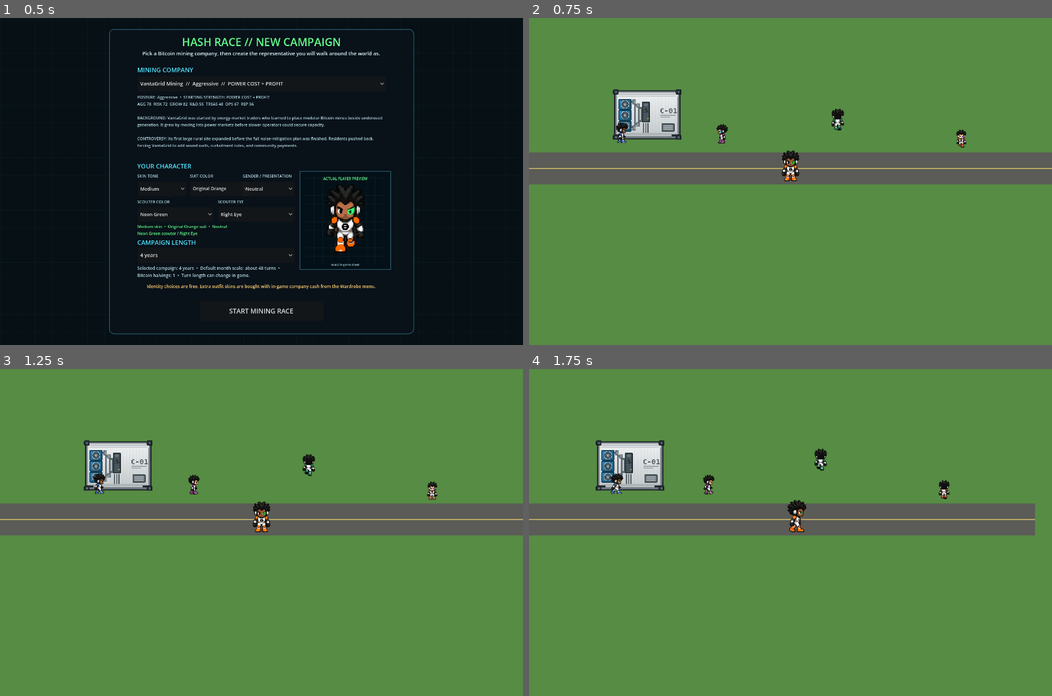
Above: before the commit, frames 1-4 (two rows, left to right).
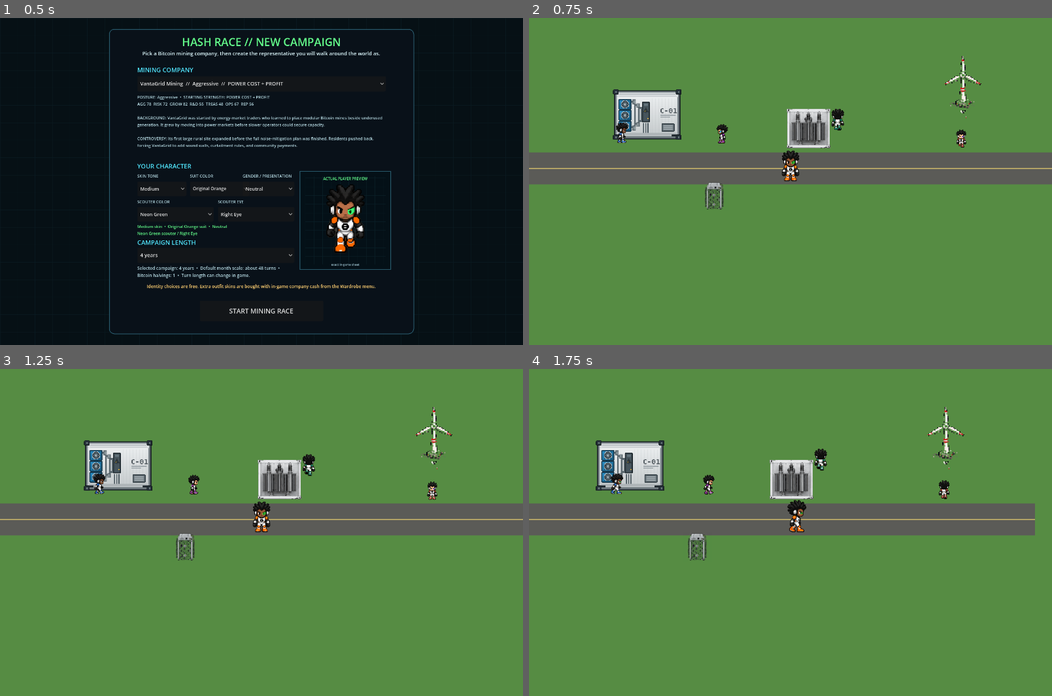
Above: after the commit, the same moments.

Repository: 1freetech/HashRace
Game: Godot game, scene res://scenes/campaign_setup.tscn
Same seed, same stepped clock (60 frames per second), same inputs: the game is played once before the commit and once after it.
Inputs (mouse positions are in pixels of both pictures, inside the frame that each line leads up to):
- Up to frame 1 (0.5 s): no input
- Up to frame 2 (0.75 s): click "START MINING RACE" at 0.5 s
- Up to frame 3 (1.25 s): no input
- Up to frame 4 (1.75 s): tap Enter (ui_accept) at 1.25, 1.52 s; move the mouse to (905, 516) at 1.27 s; hold D (move_right) from 1.28 s (still down); tap E at 1.35 s; click (905, 516) at 1.42 s

Frame 1 is identical in both runs. In frame 2, 1.4% of the frame differs, in the area x 33-87%, y 11-59%; in frame 3, 1.4%; in frame 4, 1.4%, in the area x 30-84%, y 11-59%.
Error before the commit: Invalid access to property or key 'solar' on a base object of type 'Dictionary'. (res://scripts/world.gd:250)

Commit message:
Prevent infrastructure catalog lookup from crashing runtime

Diff:
--- a/Godot/scripts/world.gd
+++ b/Godot/scripts/world.gd
@@ -247,7 +247,15 @@
         var texture: Texture2D = textures[asset_id]
         if texture == null:
             continue
-        var bounds: Rect2 = CAMPUS[asset_id]
+        # Resolve catalog bounds defensively. A missing/malformed infrastructure
+        # entry must skip that optional visual instead of aborting the playable world.
+        # Dictionary.get() also avoids Variant dot/index resolution regressions seen
+        # on the exact-head Godot 4.7.2 CI runtime.
+        var bounds_value: Variant = CAMPUS.get(str(asset_id), null)
+        if not bounds_value is Rect2:
+            push_warning("Skipping infrastructure '%s': CAMPUS bounds missing or invalid." % str(asset_id))
+            continue
+        var bounds: Rect2 = bounds_value as Rect2
         var fitted := _aspect_fit_rect(texture, bounds)
         var sprite := Sprite2D.new()
         sprite.name = "Infrastructure_" + str(asset_id)
